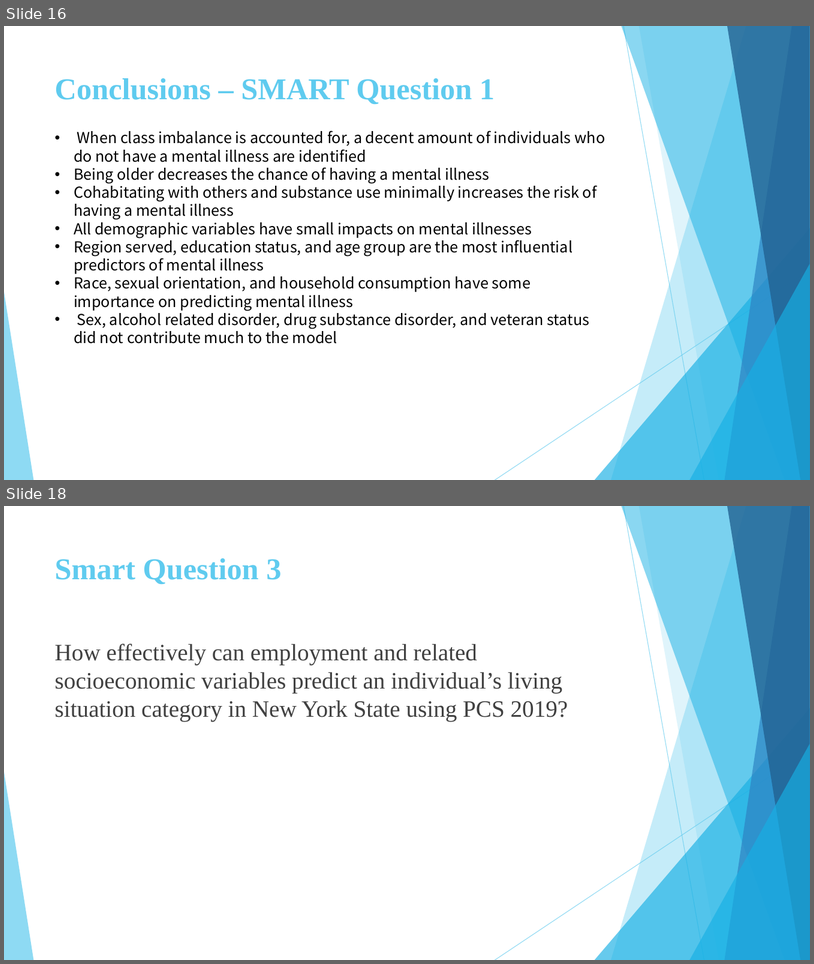
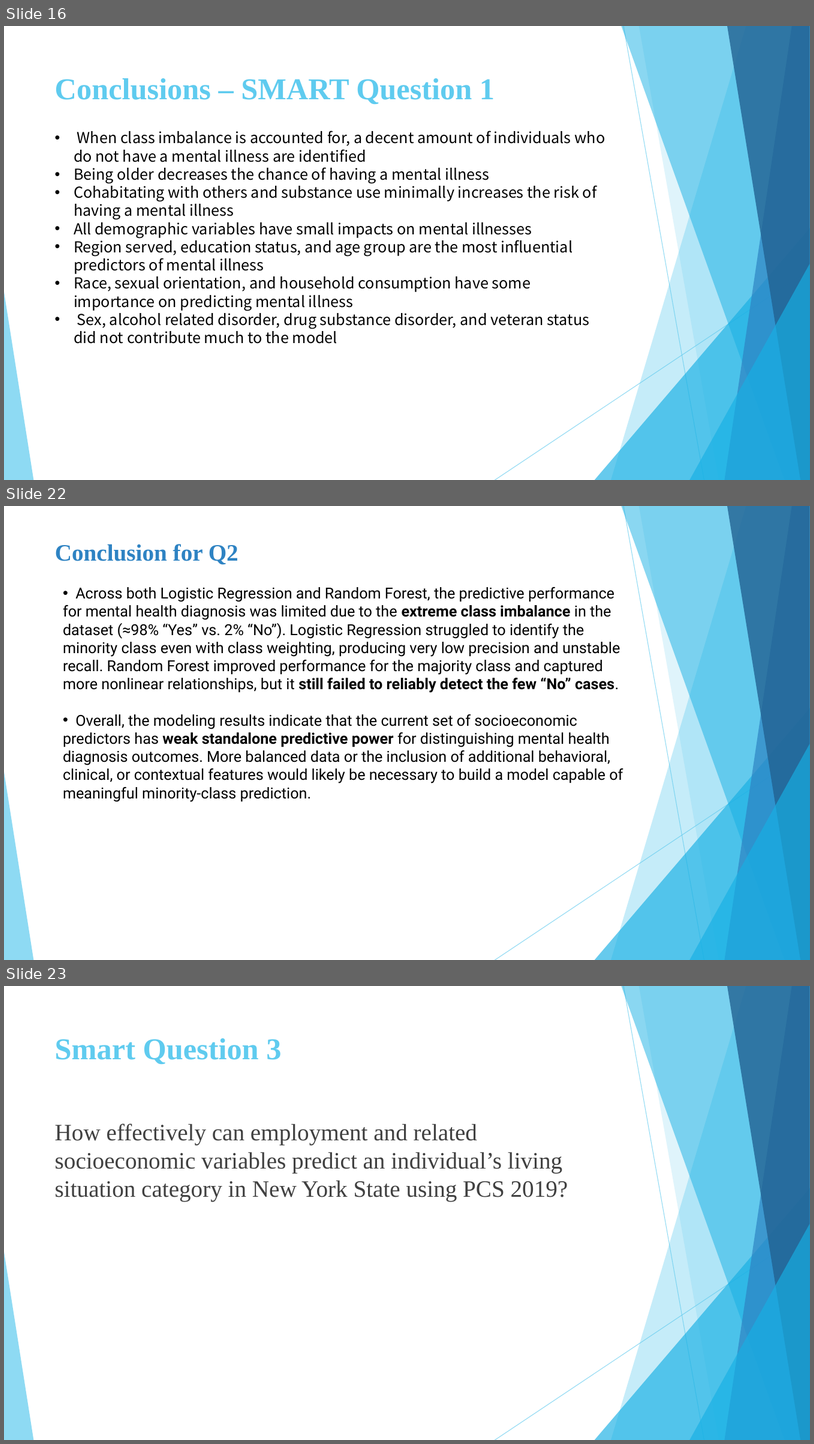
Before and after one commit to daniasalman6/Project-Data-Mining, a slide deck: Presentation/Final_Presentation.pptx. Shown one above the other, each under a label of ours: slides 16 and 18 before the commit, slides 16, 22 and 23 after it; the slides between them are not shown. The pictures are 814x964 and 814x1444 pixels, drawn with LibreOffice and Linux fonts; fonts in the diff are those of the drawing. Boxes give left, top, right and bottom in pixels: in the first picture for what was removed or moved away, otherwise in the second. Text is boxed around its words. In the diff, an @@ line names an element or a change of style, - is before the commit and + after.

```diff
--- a/Presentation/Final_Presentation.pptx
+++ b/Presentation/Final_Presentation.pptx
@@ slide 22 added at (4, 506, 810, 960), background #FFFFFF; not listed: 10 template elements that a slide beside it also shows @@
@@ text added at (55, 544, 239, 565), 28 pt, text #2E83C3, bold @@
+Conclusion for Q2
@@ text added at (63, 587, 623, 802), 18 pt, text #000000 @@
+• Across both Logistic Regression and Random Forest, the predictive performance for mental health diagnosis was limited due to the extreme class imbalance in the dataset (≈98% “Yes” vs. 2% “No”). Logistic Regression struggled to identify the minority class even with class weighting, producing very low precision and unstable recall. Random Forest improved performance for the majority class and captured more nonlinear relationships, but it still failed to reliably detect the few “No” cases.
+• Overall, the modeling results indicate that the current set of socioeconomic predictors has weak standalone predictive power for distinguishing mental health diagnosis outcomes. More balanced data or the inclusion of additional behavioral, clinical, or contextual features would likely be necessary to build a model capable of meaningful minority-class prediction.
@@ what was slide 18 is now slide 23 @@
```
Also in this commit, not shown: 2 slides changed, 4 other slides added, 1 other file.
